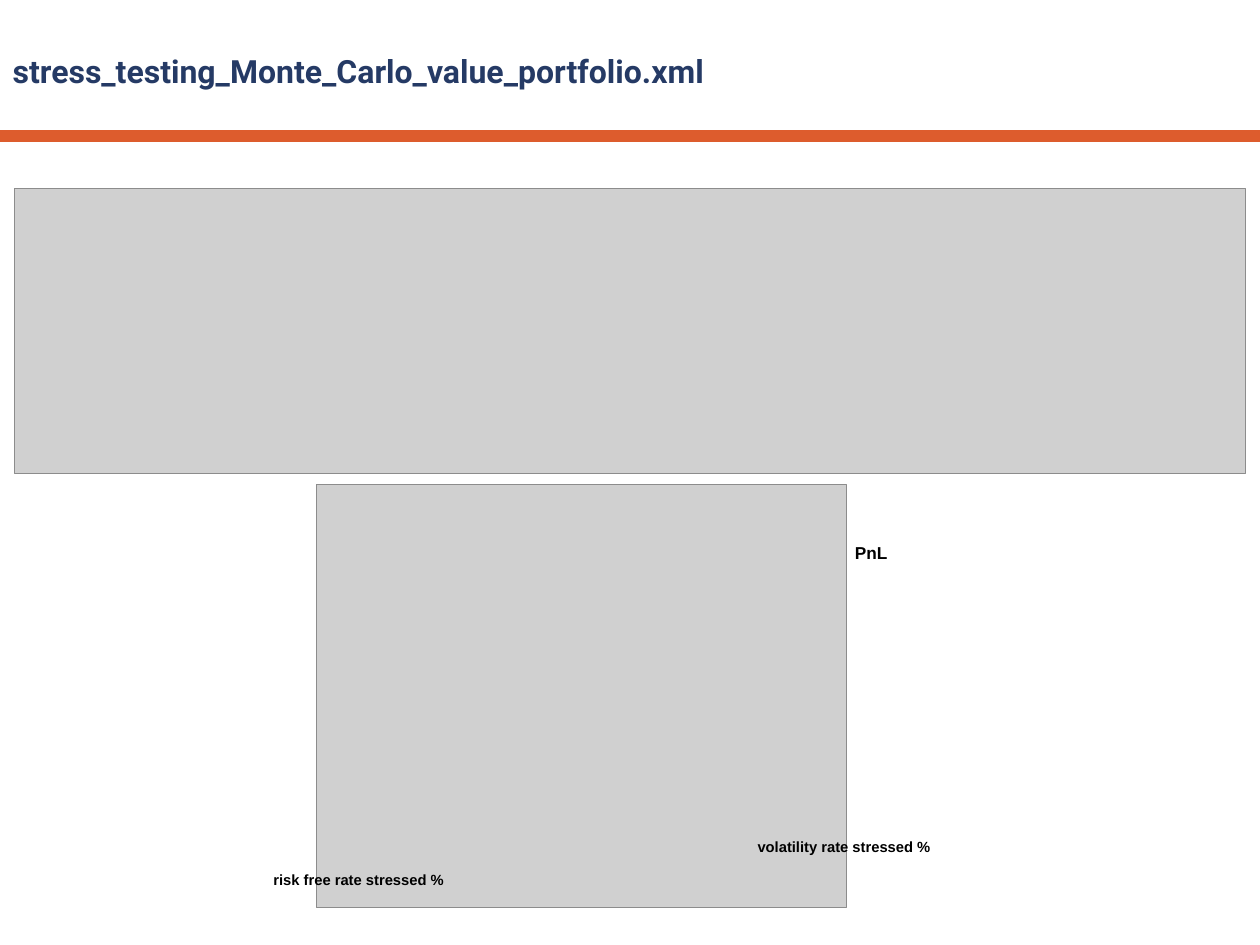
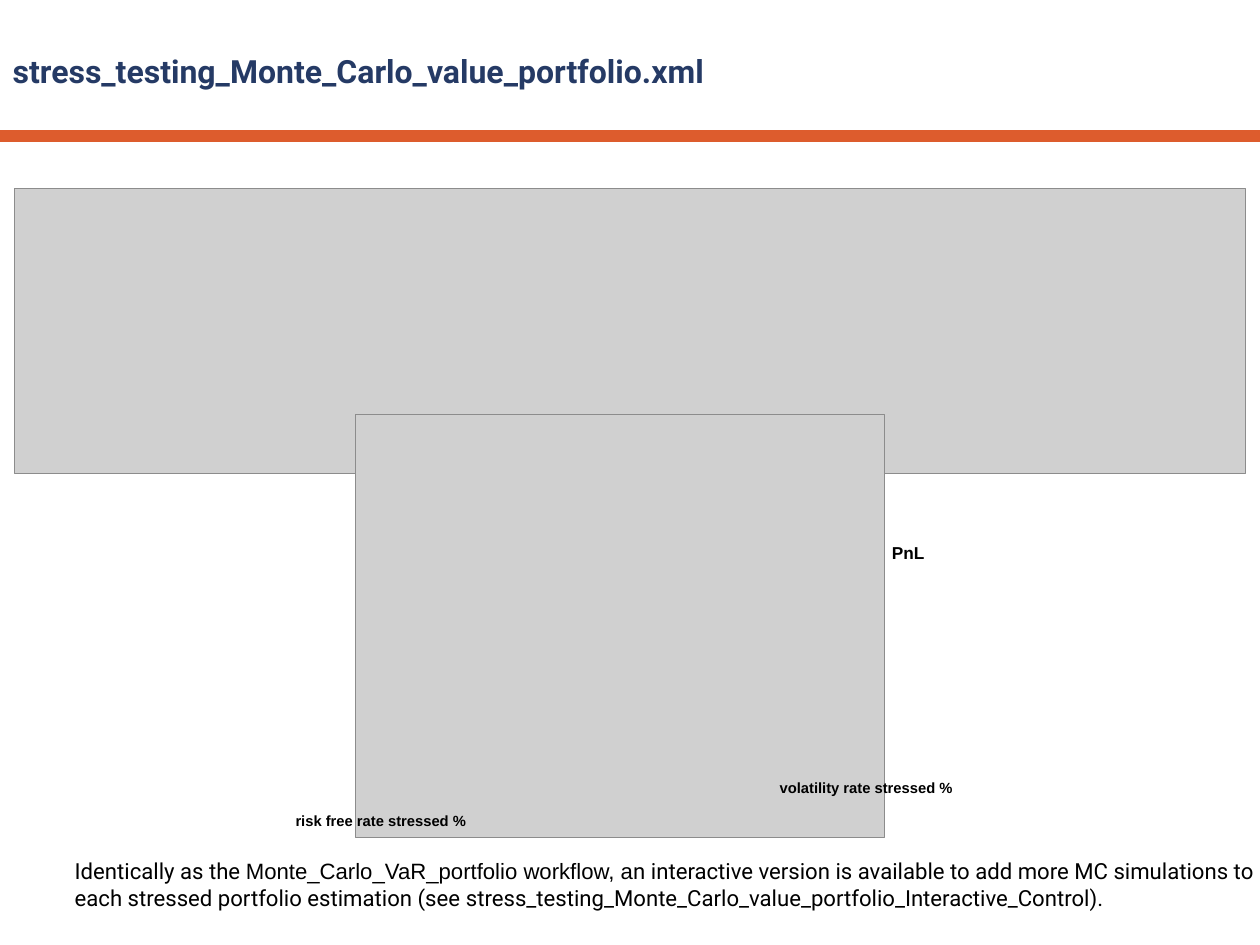
Before and after one commit to ow2-proactive/proactive-examples, a slide deck: slide 12 of Finance/resources/doc/dev/risk-valuation-proactive.pptx (slide 11 before the commit). Drawn at 1260x945 pixels with LibreOffice and Linux fonts; fonts in the diff are those of the drawing; grey boxes stand for pictures; background and template pictures are left out. Boxes give left, top, right and bottom in pixels: in the first picture for what was removed or moved away, otherwise in the second. Text is boxed around its words. In the diff, an @@ line names an element or a change of style, - is before the commit and + after.

Commit message:
Remove imbricated replicated tasks from incremental VaR wkw + add stress testing interactive wkw + update doc (#1228)

```diff
--- a/Finance/resources/doc/dev/risk-valuation-proactive.pptx
+++ b/Finance/resources/doc/dev/risk-valuation-proactive.pptx
@@ picture: place and size @@
-picture at box(316, 485, 846, 907)
+picture at box(355, 415, 885, 837)
@@ text "PnL": place and size @@
-text "PnL" at box(855, 547, 888, 559)
+text "PnL" at box(892, 547, 925, 559)
@@ text "volatility rate stressed %": place and size @@
-text "volatility rate stressed %" at box(758, 840, 913, 855)
+text "volatility rate stressed %" at box(780, 781, 936, 796)
@@ text "risk free rate stressed %" rewrapped from box(273, 873, 427, 888) to box(296, 815, 449, 826) @@
@@ text added at box(75, 862, 1254, 911), 18 pt, text #000000 @@
+Identically as the Monte_Carlo_VaR_portfolio workflow, an interactive version is available to add more MC simulations to each stressed portfolio estimation (see stress_testing_Monte_Carlo_value_portfolio_Interactive_Control).
```
Also in this commit, not shown: 6 other slides changed, 1 slide added, 9 other files.
